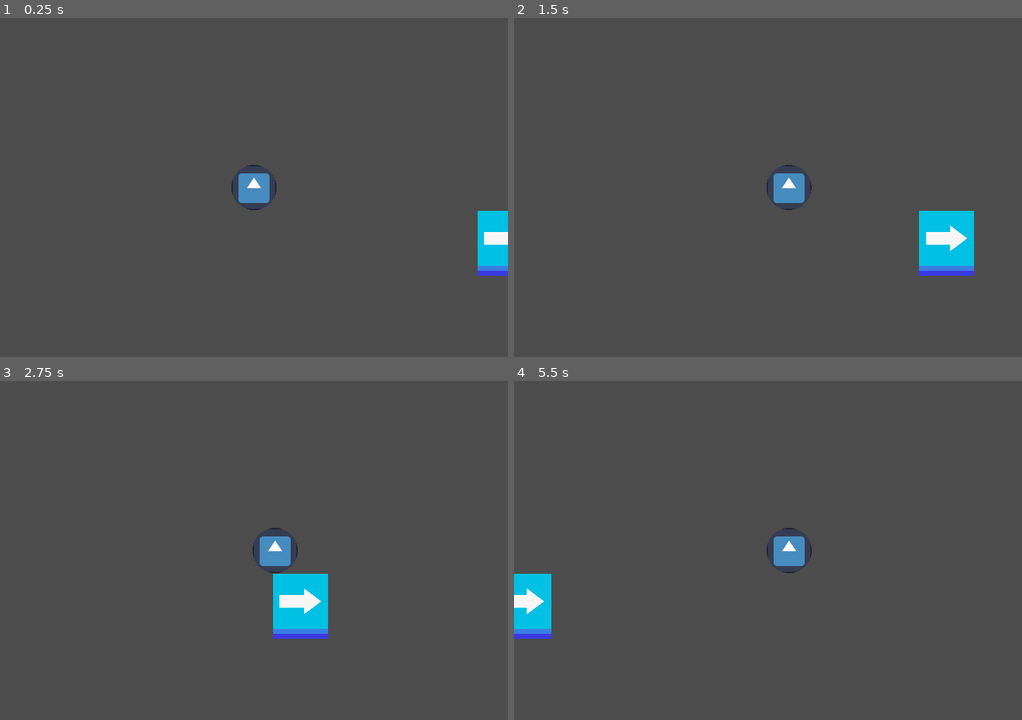
Above: before the commit, frames 1-4 (two rows, left to right).
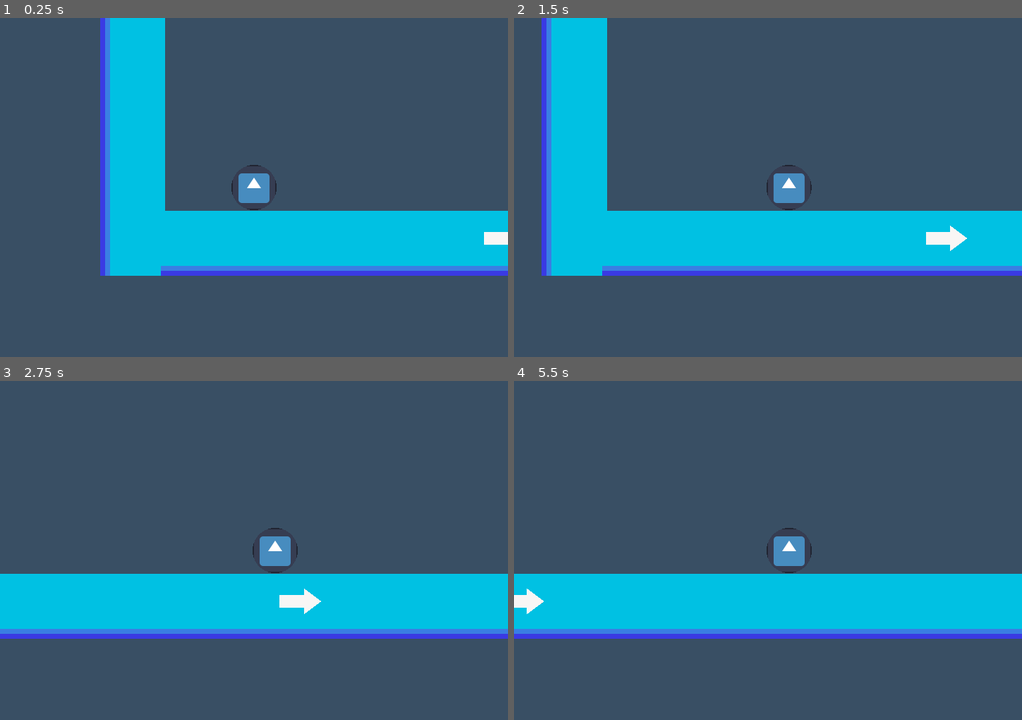
Above: after the commit, the same moments.

Repository: Timpan42/Italy-apl-game
Game: Godot game, scene res://Levels/Level1.tscn
Two runs of this game, one before a commit and one after it. Both use one fixed random seed, a clock stepped at 60 frames per second and the inputs below. The engine's default icon, where the game draws it, is replaced by a stand-in: a white triangle on a blue panel in a dark square. Sound files missing from this copy of the repository are replaced by a short silence.
Inputs:
- Up to frame 1 (0.25 s): no input
- Up to frame 2 (1.5 s): tap Enter at 0.5 s; hold D (right_input) 0.53-1.28 s; tap Space (start_input) at 0.6, 1.35 s; hold Down (down_input) from 1.28 s (still down)
- Up to frame 3 (2.75 s): release Down (down_input) at 2.03 s; hold D (right_input) from 2.03 s (still down); tap Space (start_input) at 2.1 s
- Up to frame 4 (5.5 s): release D (right_input) at 2.78 s; hold Up (up_input) 2.78-3.53 s; tap Space (start_input) every 0.75 s from 2.85 to 5.1 s; hold A (left_input) 3.53-5.03 s; hold Down (down_input) from 5.03 s (still down)

The runs differ from the first frame. In frame 1, 22% of the frame differs, in the area x 19-95%, y 0-77%; in frame 2, 23%, in the area x 5-100%, y 0-77%; in frame 3, 17%; in frame 4, 18%.

Commit message:
started decorating level 1

Diff:
--- a/Levels/Level1.tscn
+++ b/Levels/Level1.tscn
@@ -7,9 +7,18 @@
 [ext_resource type="PackedScene" uid="uid://drfmlmppfhnvv" path="res://Prefabs/player/Player.tscn" id="4_glsv6"]
 [ext_resource type="PackedScene" uid="uid://e6oixedv2d0i" path="res://Prefabs/Platforms/Arrow-Platform-Right.tscn" id="4_hhjhl"]
 [ext_resource type="PackedScene" uid="uid://cvht4mdxk1qof" path="res://Prefabs/Platforms/Arrow-Platform-Up.tscn" id="5_487y3"]
+[ext_resource type="PackedScene" uid="uid://wtebfil78odi" path="res://Prefabs/Platforms/Base-Platform.tscn" id="5_eowxv"]
 [ext_resource type="PackedScene" uid="uid://cqp4i00n2gjgi" path="res://Prefabs/Platforms/Arrow-Platform-Left.tscn" id="6_eo70m"]
 
+[sub_resource type="QuadMesh" id="QuadMesh_d14as"]
+
 [node name="Level1" type="Node2D"]
+
+[node name="Background" type="MeshInstance2D" parent="."]
+modulate = Color(0.180392, 0.317647, 0.447059, 0.631373)
+scale = Vector2(11895, 6790)
+mesh = SubResource("QuadMesh_d14as")
+metadata/_edit_lock_ = true
 
 [node name="GameManager" type="Node2D" parent="."]
 script = ExtResource("1_7r50t")
@@ -21,6 +30,43 @@
 fileName = "res://LevelInfo/Level1.json"
 
 [node name="SectionHolder" type="Node2D" parent="."]
+
+[node name="FillerPlatformts 1" type="Node2D" parent="SectionHolder"]
+
+[node name="Wall" parent="SectionHolder/FillerPlatformts 1" instance=ExtResource("5_eowxv")]
+position = Vector2(-165, -100)
+rotation = 1.5708
+scale = Vector2(4, 0.7)
+
+[node name="floor" parent="SectionHolder/FillerPlatformts 1" instance=ExtResource("5_eowxv")]
+position = Vector2(93, 72)
+scale = Vector2(4, 0.7)
+
+[node name="floor2" parent="SectionHolder/FillerPlatformts 1" instance=ExtResource("5_eowxv")]
+position = Vector2(765, 72)
+scale = Vector2(8, 0.7)
+
+[node name="floor3" parent="SectionHolder/FillerPlatformts 1" instance=ExtResource("5_eowxv")]
+position = Vector2(1669, 72)
+scale = Vector2(8, 0.7)
+
+[node name="Wall2" parent="SectionHolder/FillerPlatformts 1" instance=ExtResource("5_eowxv")]
+position = Vector2(2195, -156)
+rotation = 4.71239
+scale = Vector2(5, 0.7)
+
+[node name="floor5" parent="SectionHolder/FillerPlatformts 1" instance=ExtResource("5_eowxv")]
+position = Vector2(2928, 108.5)
+scale = Vector2(1.8, 0.7)
+
+[node name="Wall3" parent="SectionHolder/FillerPlatformts 1" instance=ExtResource("5_eowxv")]
+position = Vector2(2774, -148)
+rotation = -1.5708
+scale = Vector2(5.5, 0.7)
+
+[node name="floor4" parent="SectionHolder/FillerPlatformts 1" instance=ExtResource("5_eowxv")]
+position = Vector2(2491, -489)
+scale = Vector2(6, 0.7)
 
 [node name="Section 1" type="Node2D" parent="SectionHolder"]
 
--- /dev/null
+++ b/Prefabs/Platforms/Platform-Corner.tscn
@@ -0,0 +1,31 @@
+[gd_scene load_steps=3 format=3 uid="uid://egj7rntd8sin"]
+
+[ext_resource type="Texture2D" uid="uid://ctsfsh3kwneuw" path="res://Assets/images.png" id="1_0rqsx"]
+
+[sub_resource type="RectangleShape2D" id="RectangleShape2D_sfmby"]
+size = Vector2(114, 111)
+
+[node name="PlatformCorner" type="StaticBody2D"]
+scale = Vector2(0.7, 0.7)
+collision_layer = 2
+
+[node name="Bot" type="Sprite2D" parent="."]
+modulate = Color(0.533333, 0.301961, 1, 1)
+position = Vector2(-5.98214, 10.2679)
+scale = Vector2(0.548413, 0.586508)
+texture = ExtResource("1_0rqsx")
+
+[node name="Mid" type="Sprite2D" parent="."]
+modulate = Color(0.533333, 0.654902, 1, 1)
+position = Vector2(-3.125, 5.26786)
+scale = Vector2(0.523016, 0.542063)
+texture = ExtResource("1_0rqsx")
+
+[node name="Top" type="Sprite2D" parent="."]
+modulate = Color(0, 1, 1, 1)
+scale = Vector2(0.5, 0.5)
+texture = ExtResource("1_0rqsx")
+
+[node name="CollisionShape2D" type="CollisionShape2D" parent="."]
+position = Vector2(0, -1.5)
+shape = SubResource("RectangleShape2D_sfmby")
Not shown: 1 places in Levels/Level1.tscn that only renumber resources
